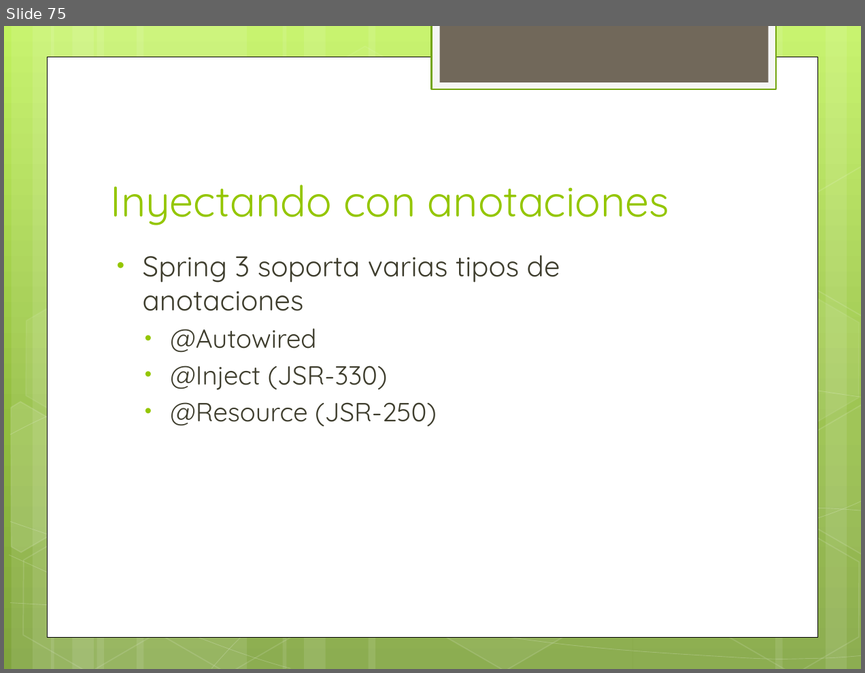
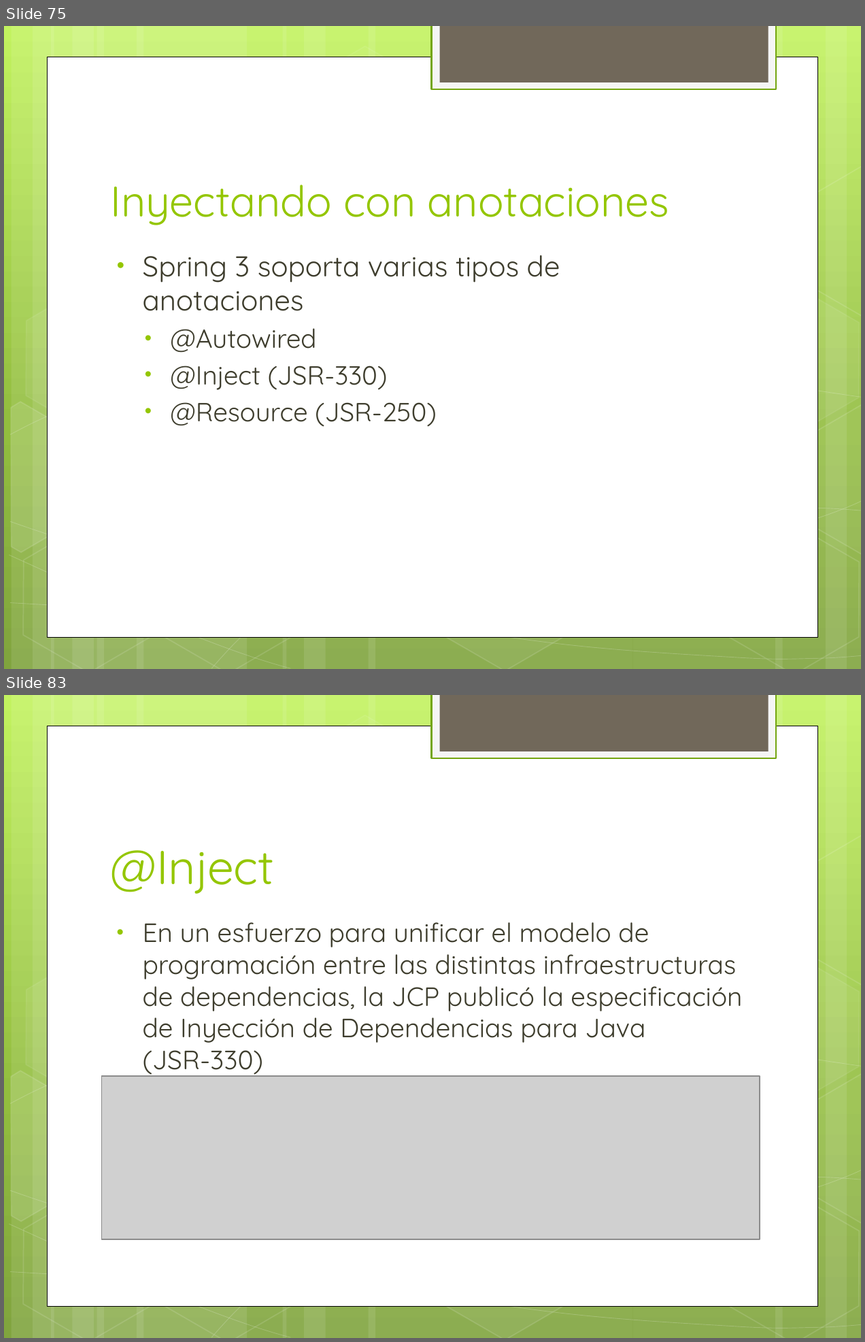
Before and after one commit to jdmr/CursoSpring, a slide deck: Presentation1.pptx. Shown one above the other, each under a label of ours: slide 75 before the commit, slides 75 and 83 after it; the slides between them are not shown. The pictures are 865x673 and 865x1342 pixels, drawn with LibreOffice and Linux fonts; fonts in the diff are those of the drawing; grey boxes stand for pictures. Boxes give left, top, right and bottom in pixels: in the first picture for what was removed or moved away, otherwise in the second. Text is boxed around its words. In the diff, an @@ line names an element or a change of style, - is before the commit and + after.

```diff
--- a/Presentation1.pptx
+++ b/Presentation1.pptx
@@ slide 83 added at <box>4,695,861,1338</box>, background gradient #C3F35F to #93BF3F to #81A53E; not listed: 31 template elements that a slide beside it also shows @@
@@ title added at <box>110,850,274,894</box>, 40 pt, text #94C600 @@
+@Inject
@@ text added at <box>143,922,742,1076</box>, 22.2 pt, text #3E3D2D @@
+• En un esfuerzo para unificar el modelo de programación entre las distintas infraestructuras de dependencias, la JCP publicó la especificación de Inyección de Dependencias para Java (JSR-330)
@@ picture added at <box>102,1075,759,1239</box> @@
```
Also in this commit, not shown: 49 other slides added.
